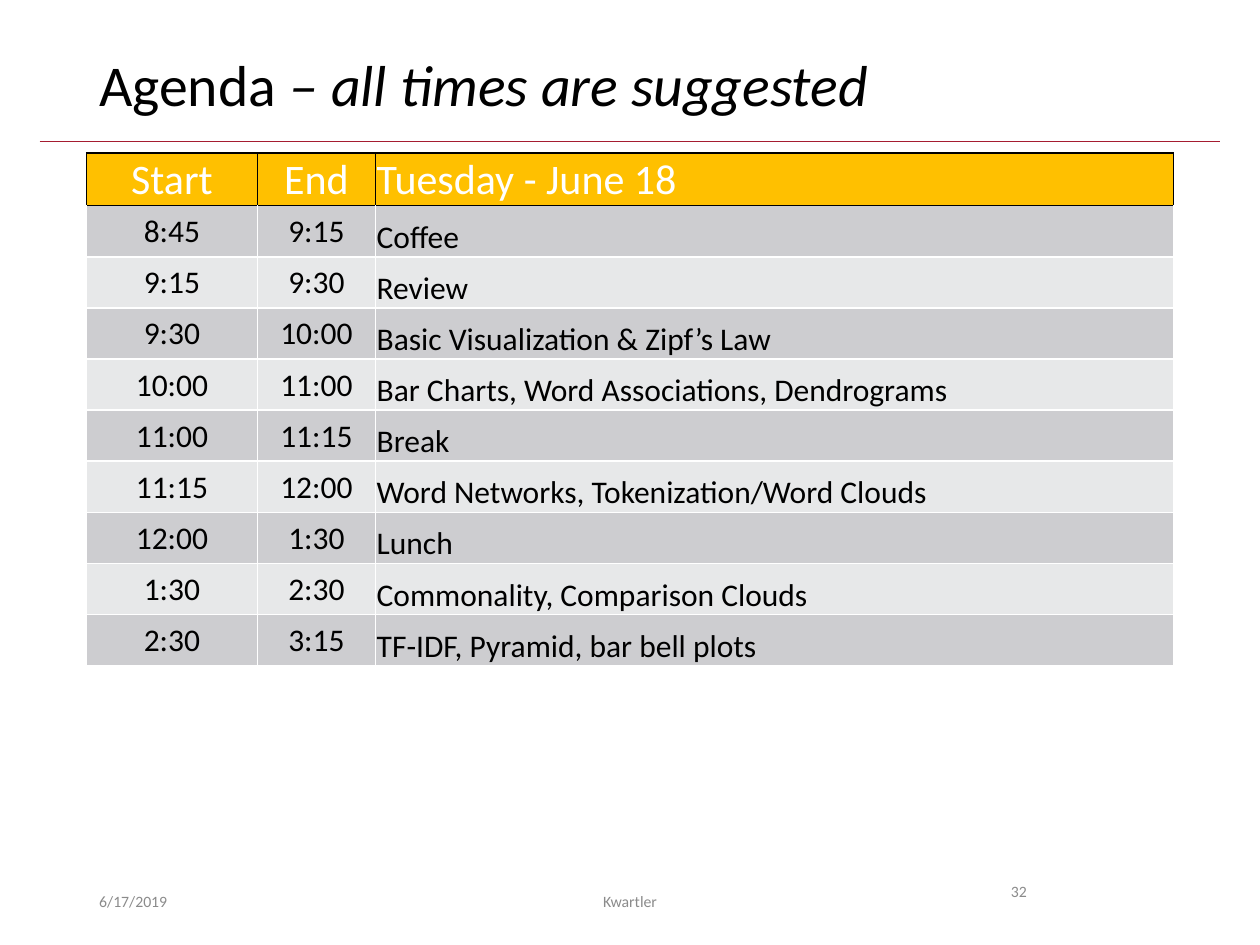
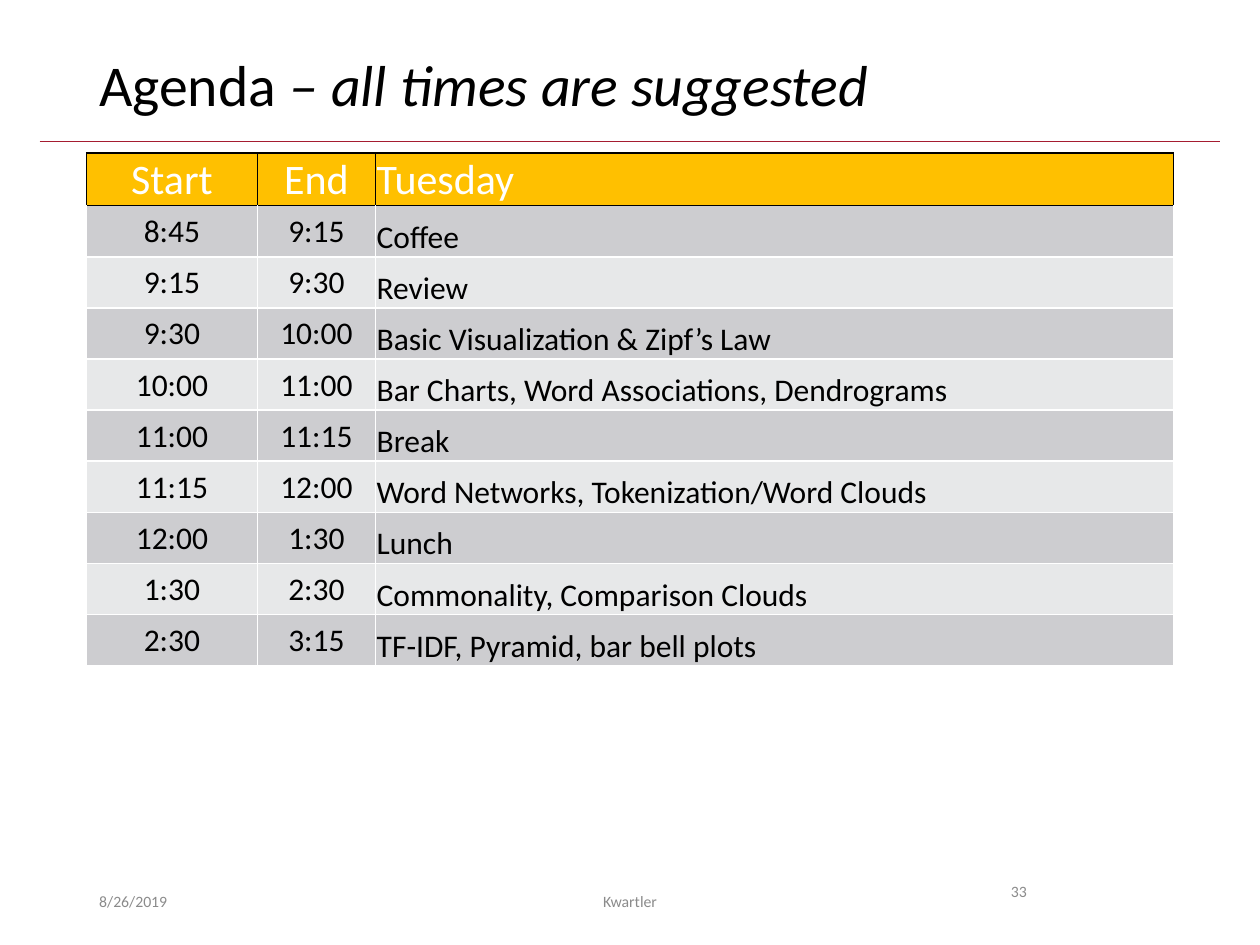
Before and after one commit to kwartler/GSERM_TextMining, a slide deck: slide 33 of B_Tuesday/GSERM_Tuesday_Basic_Visuals_v2.pptx (slide 32 before the commit). Drawn at 1260x945 pixels with LibreOffice and Linux fonts; fonts in the diff are those of the drawing; background and template pictures are left out. Boxes give left, top, right and bottom in pixels: in the first picture for what was removed or moved away, otherwise in the second. Text is boxed around its words. In the diff, an @@ line names an element or a change of style, - is before the commit and + after.

```diff
--- a/B_Tuesday/GSERM_Tuesday_Basic_Visuals_v2.pptx
+++ b/B_Tuesday/GSERM_Tuesday_Basic_Visuals_v2.pptx
@@ table at (x1=87, y1=154, x2=1173, y2=666) @@
-row 1, column 3: Tuesday - June 18
+row 1, column 3: Tuesday
@@ text at (x1=99, y1=896, x2=167, y2=908): text changed @@
-6/17/2019
+8/26/2019
@@ page number at (x1=1011, y1=887, x2=1027, y2=897): text changed @@
-32
+33
```
Also in this commit, not shown: 66 other slides changed, 1 slide added.
